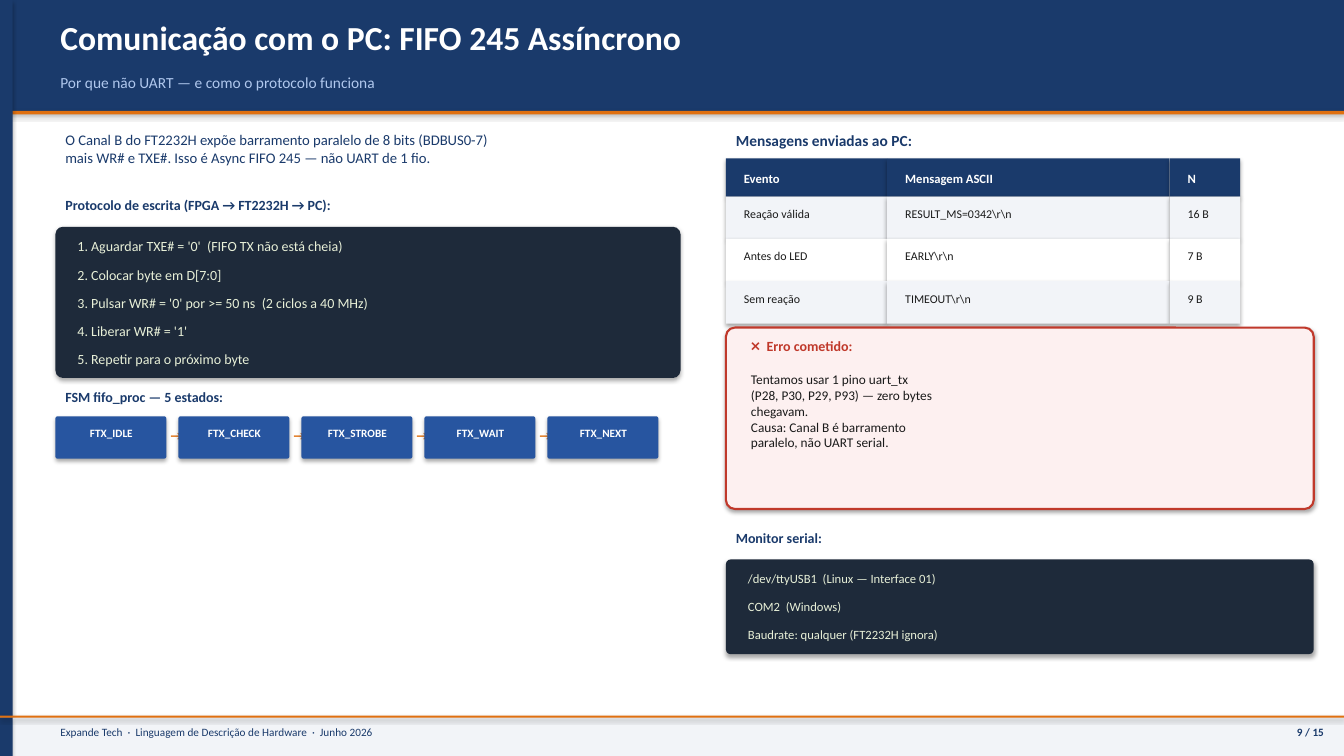
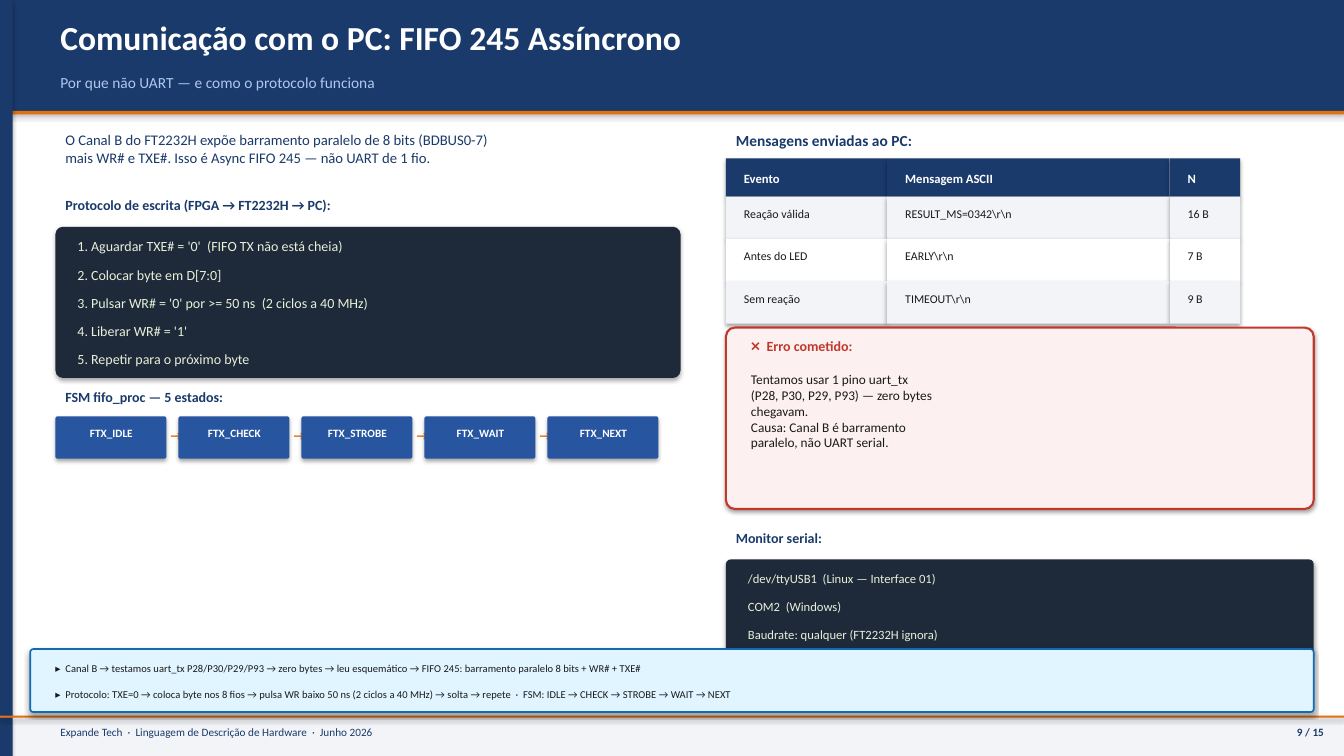
Before and after one commit to MaiconFonsecaHk/fpga-systems-lab, a slide deck: slide 9 of doc/trabalho_final/apresentar/apresentacao_jogo_reflexo.pptx. Drawn at 1344x756 pixels with LibreOffice and Linux fonts; fonts in the diff are those of the drawing. Boxes give left, top, right and bottom in pixels: in the first picture for what was removed or moved away, otherwise in the second. Text is boxed around its words. In the diff, an @@ line names an element or a change of style, - is before the commit and + after.

```diff
--- a/doc/trabalho_final/apresentar/apresentacao_jogo_reflexo.pptx
+++ b/doc/trabalho_final/apresentar/apresentacao_jogo_reflexo.pptx
@@ rounded rectangle added at (30,649,1314,712), fill #E0F5FF, outline #146AB0 1.2 pt @@
@@ text added at (65,664,641,674), 7.5 pt, text #1A1A1A @@
+▸ Canal B → testamos uart_tx P28/P30/P29/P93 → zero bytes → leu esquemático → FIFO 245: barramento paralelo 8 bits + WR# + TXE#
@@ text added at (65,690,731,700), 7.5 pt, text #1A1A1A @@
+▸ Protocolo: TXE=0 → coloca byte nos 8 fios → pulsa WR baixo 50 ns (2 ciclos a 40 MHz) → solta → repete · FSM: IDLE → CHECK → STROBE → WAIT → NEXT
```
Also in this commit, not shown: 4 other slides changed, 1 other file.
